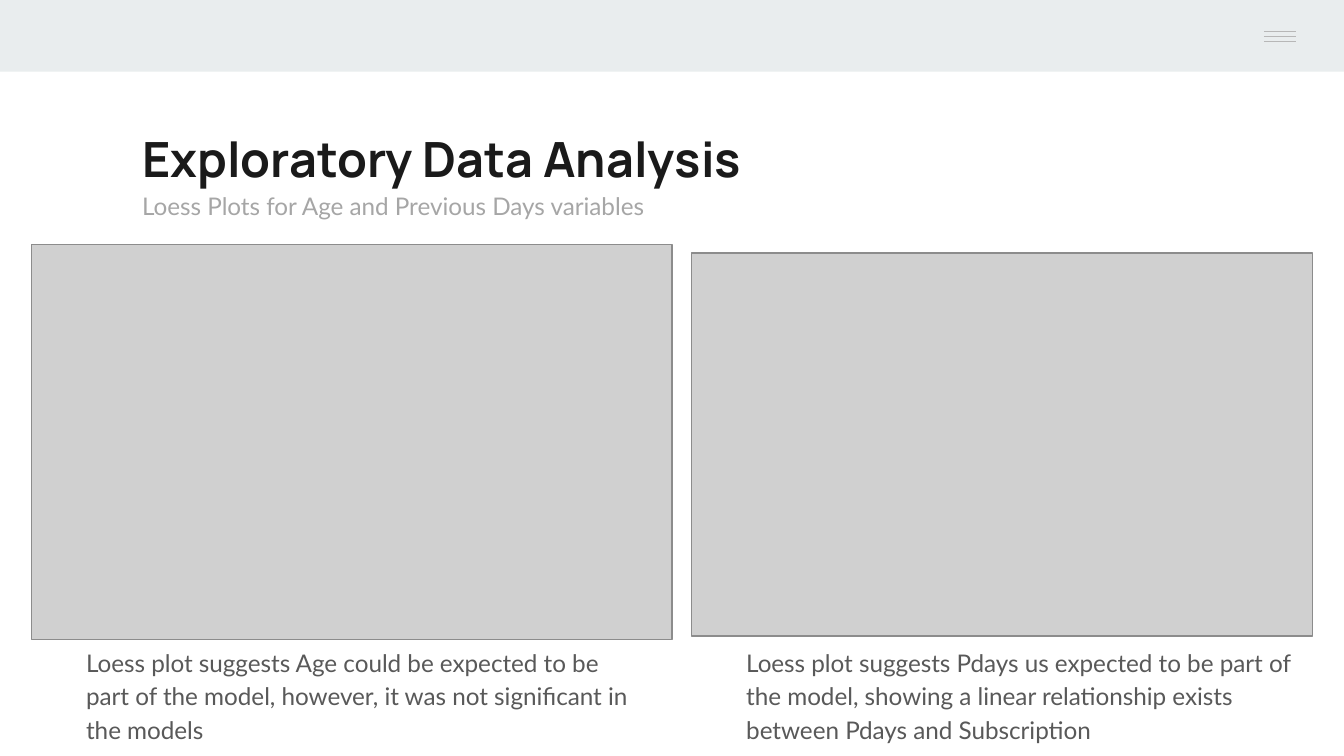
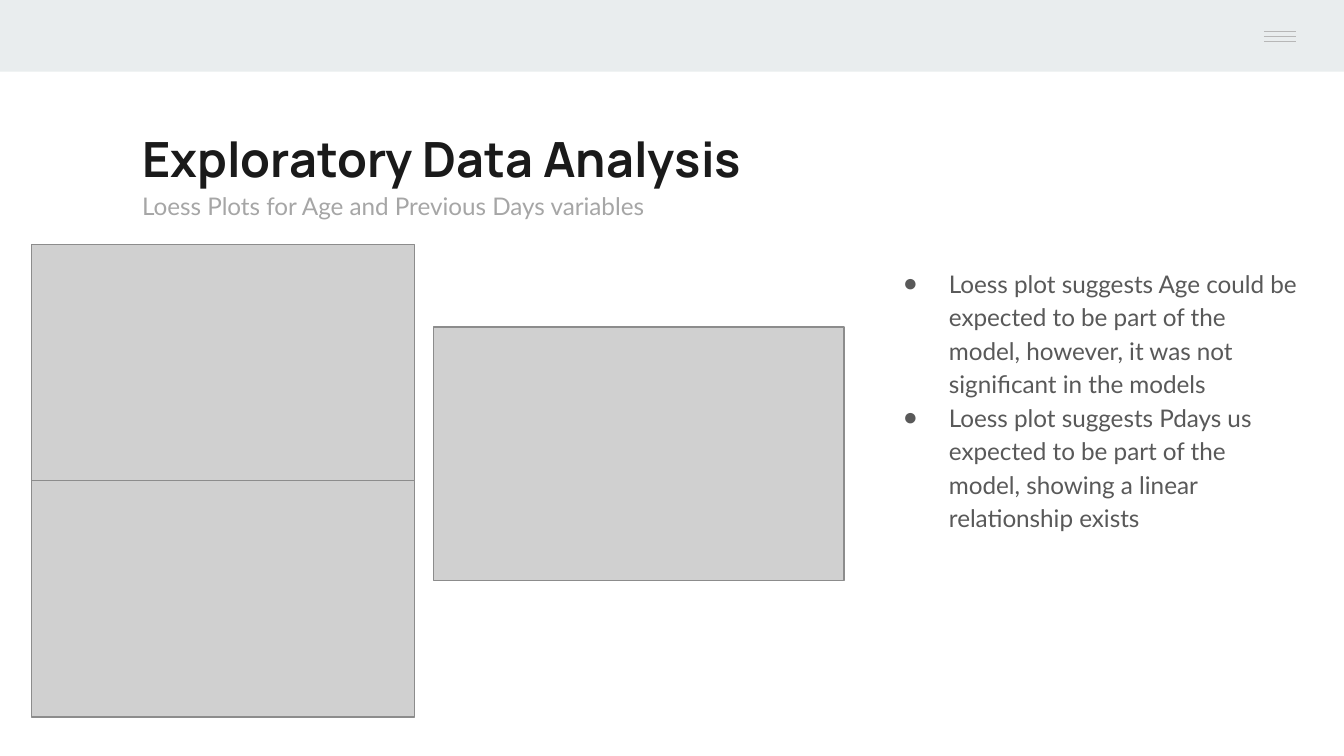
Before and after one commit to Mr-Chang95/Bank-Marketing-Analysis-Logistic-Regression, a slide deck: slide 15 of Project2_Chang_Craus_Yule.pptx (slide 14 before the commit). Drawn at 1344x756 pixels with LibreOffice and Linux fonts; fonts in the diff are those of the drawing; grey boxes stand for pictures. Boxes give left, top, right and bottom in pixels: in the first picture for what was removed or moved away, otherwise in the second. Text is boxed around its words. In the diff, an @@ line names an element or a change of style, - is before the commit and + after.

```diff
--- a/Project2_Chang_Craus_Yule.pptx
+++ b/Project2_Chang_Craus_Yule.pptx
@@ picture: place and size @@
-picture at [31, 245, 672, 640]
+picture at [31, 245, 414, 481]
@@ text "Loess plot suggests Age could ...": place and size @@
-text "Loess plot suggests Age could ..." at [86, 654, 627, 739]
+text "Loess plot suggests Age could ..." at [949, 275, 1296, 531]
@@ text at [949, 275, 1296, 398]: bullet none to ● @@
@@ picture added at [434, 327, 845, 581] @@
@@ text at [949, 409, 1251, 531]: paragraph added @@
+● Loess plot suggests Pdays us expected to be part of the model, showing a linear relationship exists
@@ picture: place and size @@
-picture at [692, 253, 1313, 636]
+picture at [31, 481, 414, 718]
@@ text removed at [746, 654, 1291, 743] @@
-Loess plot suggests Pdays us expected to be part of the model, showing a linear relationship exists between Pdays and Subscription
```
Also in this commit, not shown: 9 other slides changed, 2 slides added, 3 slides removed.
